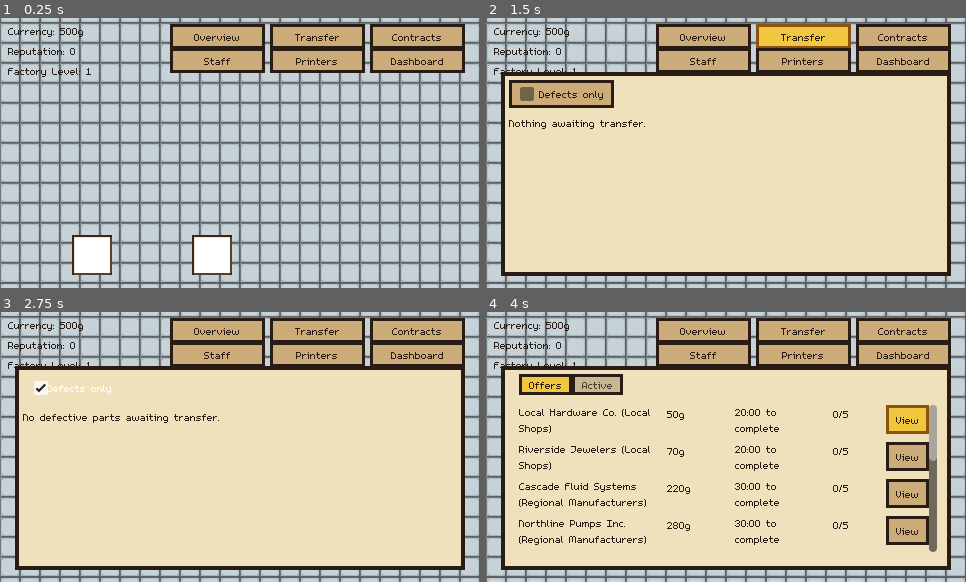
Above: before the commit, frames 1-4 (two rows, left to right).
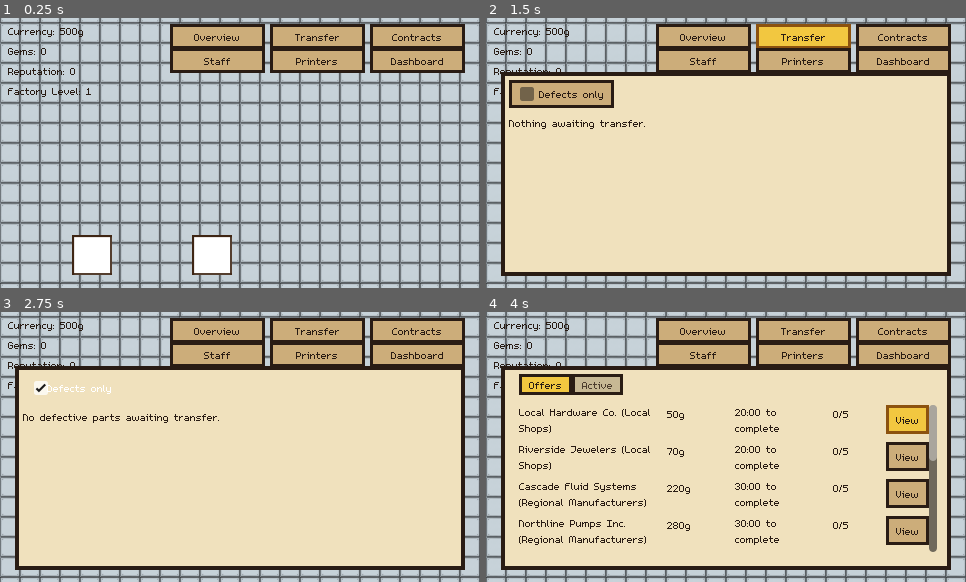
Above: after the commit, the same moments.

Repository: carverweirick/foundry-mobile-game
Game: Godot game, scene res://scenes/main.tscn
Same seed, same stepped clock (60 frames per second), same inputs: the game is played once before the commit and once after it.
Inputs:
- Up to frame 1 (0.25 s): no input
- Up to frame 2 (1.5 s): click "Overview" at 0.5 s; click "Transfer" at 1.25 s
- Up to frame 3 (2.75 s): click "Defects only" at 2 s
- Up to frame 4 (4 s): click "Contracts" at 2.75 s; click "View" at 3.5 s

The runs differ from the first frame. In frame 1, 0.3% of the frame differs, in the area x 1-19%, y 11-30%; in frame 2, 0.2%; in frame 3, 0.2%; in frame 4, 0.2%.

Commit message:
Add Gems, a second currency that fills in for a gold shortfall
Direct request: "there will be an additional type of currency like
the diamond that are harder to get and will be used to finish
upgrades, fill in for normal currency if you dont have enough for a
purchase" - built as a real first-pass system rather than just
documented, per the user's own choice when asked scope.

- GameData.gems starts at 0. The only earn source is a small reward
  (FACTORY_LEVEL_UP_GEM_REWARD, 5 gems) per Factory Level gained -
  a genuine milestone, not routine contract income like EXP is.
- New GameData.try_spend_with_gems(amount): gold alone if it covers
  the cost, otherwise gold plus just enough gems (GEM_TO_CURRENCY_VALUE
  = 50 gold/gem, rounded up) to cover the shortfall, failing cleanly
  with nothing spent if gold+gems together still can't cover it.
- Replaced every real purchase's try_spend() with try_spend_with_gems()
  (hire_technician, buy_printer, hire_specialist, mortar_patch_defect,
  redesign_defect, Station.try_upgrade, Station.try_upgrade_rack), and
  every UI "can afford" check (Dashboard/Printers/Staff/Station Detail
  Menu) from can_afford() to the new can_afford_with_gems().
- New gems_changed signal; floor HUD gets a GemsLabel, and
  Printers/Staff overlays also listen for it so a gems-only balance
  change can flip a button's affordability without waiting on a poll.

Verified headless: a gold-only spend leaves gems untouched, a
shortfall correctly rounds up to the minimal whole-gem count (both a
30g and a 50g shortfall cost exactly 1 gem), a spend exceeding
gold+gems combined fails and changes neither balance, and a Factory
Level-up grants exactly the configured gem reward.

Co-Authored-By: Claude Sonnet 5 <noreply@anthropic.com>
Claude-Session: https://claude.ai/code/session_01JVo4V5woxRQb6BmWzsoiCF

Diff:
--- a/autoload/game_data.gd
+++ b/autoload/game_data.gd
@@ -1,6 +1,7 @@
 extends Node
 
 signal currency_changed(new_amount: int)
+signal gems_changed(new_amount: int)
 signal contract_updated(contract: Contract)
 ## A new rolled offer joined contract_offers, or one was removed by
 ## acceptance - the Contract Offers screen listens for this rather than
@@ -274,6 +275,25 @@
 ## Placeholder economy: no alloy stock or contract payouts yet, just a
 ## simple number so hiring has something to spend. Real economy later.
 var currency: int = 500
+
+## Second, "harder to get" currency (design request, this session: "there
+## will be an additional type of currency like the diamond that are harder
+## to get and will be used to finish upgrades, fill in for normal currency
+## if you dont have enough for a purchase") - a real first-pass build, not
+## just a documented idea. Earned far more sparingly than currency: the only
+## source right now is a small reward on every Factory Level gain (see
+## _award_factory_exp()) - a genuine milestone, not routine contract income.
+var gems: int = 0
+
+## First-pass placeholder exchange rate for "filling in" a currency
+## shortfall - 1 gem covers this much missing gold. No basis in the doc
+## since the mechanic didn't exist before this session; picked to sit
+## comfortably below the cheapest real purchases (a Tier 2 station upgrade)
+## so a small shortfall doesn't demand a huge gem spend.
+const GEM_TO_CURRENCY_VALUE: int = 50
+
+## First-pass placeholder reward per Factory Level gained.
+const FACTORY_LEVEL_UP_GEM_REWARD: int = 5
 
 var stations: Array[StationDef] = []
 var contracts: Array[Contract] = []
@@ -594,6 +614,18 @@
 	return currency >= amount
 
 
+## Whether `amount` is affordable using gold alone OR gold topped up with
+## gems at GEM_TO_CURRENCY_VALUE each - the check every purchase UI should
+## use now, so a button doesn't stay disabled just because gold alone falls
+## short while gems could cover the rest.
+func can_afford_with_gems(amount: int) -> bool:
+	if can_afford(amount):
+		return true
+	var shortfall := amount - currency
+	var gems_needed := ceili(float(shortfall) / float(GEM_TO_CURRENCY_VALUE))
+	return gems >= gems_needed
+
+
 func upgrade_cost_for_tier(target_tier: int) -> int:
 	if target_tier < 0 or target_tier >= STATION_TIER_UPGRADE_COST.size():
 		return 0
@@ -607,12 +639,33 @@
 
 
 ## Shared spend path: deducts and emits only if affordable. Returns whether
-## the spend happened.
+## the spend happened. Gold-only, no gem fallback - see try_spend_with_gems()
+## below for the general-purpose path every real purchase now uses.
 func try_spend(amount: int) -> bool:
 	if not can_afford(amount):
 		return false
 	currency -= amount
 	currency_changed.emit(currency)
+	return true
+
+
+## The real purchase path every spend call site now goes through (station
+## tier/rack upgrades, technician/specialist hires, printer purchases,
+## Mortar Patch/Redesign) - gold alone if it covers the cost, otherwise gold
+## plus just enough gems to cover the shortfall (rounded up), never spending
+## more gems than the shortfall actually requires. Fails cleanly (spends
+## nothing) if even gold+gems together can't cover it.
+func try_spend_with_gems(amount: int) -> bool:
+	if try_spend(amount):
+		return true
+	if not can_afford_with_gems(amount):
+		return false
+	var shortfall := amount - currency
+	var gems_needed := ceili(float(shortfall) / float(GEM_TO_CURRENCY_VALUE))
+	currency = 0
+	gems -= gems_needed
+	currency_changed.emit(currency)
+	gems_changed.emit(gems)
 	return true
 
 
@@ -1017,7 +1070,7 @@
 	tech.skill_tier = tier
 	tech.technician_name = technician_name if technician_name != "" else Technician.TIER_LABEL[tier]
 
-	if not try_spend(tech.hire_cost):
+	if not try_spend_with_gems(tech.hire_cost):
 		return null
 
 	technicians.append(tech)
@@ -1409,8 +1462,15 @@
 ## level's threshold at once, so this loops rather than checking once.
 func _award_factory_exp(tier: Contract.ContractTier) -> void:
 	factory_exp += FACTORY_EXP_PER_CONTRACT_TIER.get(tier, FACTORY_EXP_PER_CONTRACT_TIER[Contract.ContractTier.LOCAL_SHOPS])
+	var levels_gained := 0
 	while not is_factory_level_maxed() and factory_exp >= factory_exp_for_level(factory_level + 1):
 		factory_level += 1
+		levels_gained += 1
+	if levels_gained > 0:
+		# The one gem source that exists so far - a genuine milestone reward,
+		# not routine contract income, matching "harder to get."
+		gems += levels_gained * FACTORY_LEVEL_UP_GEM_REWARD
+		gems_changed.emit(gems)
 	factory_progress_changed.emit()
 
 
@@ -1440,7 +1500,7 @@
 func buy_printer() -> bool:
 	if not can_buy_printer():
 		return false
-	if not try_spend(printer_purchase_cost()):
+	if not try_spend_with_gems(printer_purchase_cost()):
 		return false
 	owned_printer_count += 1
 	printer_purchased.emit(owned_printer_count)
@@ -1600,7 +1660,7 @@
 func hire_specialist(type: SpecialistType) -> bool:
 	if is_specialist_hired(type):
 		return false
-	if not try_spend(SPECIALIST_HIRE_COST):
+	if not try_spend_with_gems(SPECIALIST_HIRE_COST):
 		return false
 	specialists_hired.append(type)
 	var categories: Array = SPECIALIST_CATEGORIES.get(type, [])
@@ -1622,7 +1682,7 @@
 func mortar_patch_defect(part: Part) -> bool:
 	if not can_mortar_patch(part):
 		return false
-	if not try_spend(MORTAR_PATCH_COST):
+	if not try_spend_with_gems(MORTAR_PATCH_COST):
 		return false
 	part.clear_defect()
 	return true
@@ -1634,7 +1694,7 @@
 func redesign_defect(part: Part) -> bool:
 	if not part.is_defective:
 		return false
-	if not try_spend(REDESIGN_COST):
+	if not try_spend_with_gems(REDESIGN_COST):
 		return false
 	_clear_defect_and_raise_familiarity(part, FAMILIARITY_GAIN_REDESIGN)
 	return true
--- a/scenes/dashboard_overlay.gd
+++ b/scenes/dashboard_overlay.gd
@@ -211,7 +211,7 @@
 		var target := station.current_tier + 1
 		var cost := GameData.upgrade_cost_for_tier(target)
 		row.upgrade_button.text = "Upgrade to Tier %d (%dg)" % [target, cost]
-		row.upgrade_button.disabled = not GameData.can_afford(cost)
+		row.upgrade_button.disabled = not GameData.can_afford_with_gems(cost)
 
 
 ## Fraction complete (0.0-1.0) for whatever a station is currently doing.
--- a/scenes/main.gd
+++ b/scenes/main.gd
@@ -184,6 +184,7 @@
 
 @onready var camera: Camera2D = $Camera2D
 @onready var currency_label: Label = $HUD/CurrencyLabel
+@onready var gems_label: Label = $HUD/GemsLabel
 @onready var reputation_label: Label = $HUD/ReputationLabel
 @onready var factory_level_label: Label = $HUD/FactoryLevelLabel
 @onready var floor_labels_layer: CanvasLayer = $FloorLabels
@@ -258,6 +259,10 @@
 
 	GameData.currency_changed.connect(_on_currency_changed)
 	_on_currency_changed(GameData.currency)
+	# Second "harder to get" currency (this session, design request: "there
+	# will be an additional type of currency like the diamond").
+	GameData.gems_changed.connect(_on_gems_changed)
+	_on_gems_changed(GameData.gems)
 	GameData.reputation_changed.connect(_on_reputation_changed)
 	_on_reputation_changed(GameData.reputation)
 	# Design request (this session): "i want to be able to see my factory
@@ -374,6 +379,10 @@
 
 func _on_currency_changed(new_amount: int) -> void:
 	currency_label.text = "Currency: %dg" % new_amount
+
+
+func _on_gems_changed(new_amount: int) -> void:
+	gems_label.text = "Gems: %d" % new_amount
 
 
 func _on_reputation_changed(new_amount: int) -> void:
--- a/scenes/main.tscn
+++ b/scenes/main.tscn
@@ -23,18 +23,25 @@
 offset_bottom = 26.0
 text = "Currency: 500g"
 
-[node name="ReputationLabel" type="Label" parent="HUD"]
+[node name="GemsLabel" type="Label" parent="HUD"]
 offset_left = 8.0
 offset_top = 26.0
 offset_right = 160.0
 offset_bottom = 46.0
+text = "Gems: 0"
+
+[node name="ReputationLabel" type="Label" parent="HUD"]
+offset_left = 8.0
+offset_top = 46.0
+offset_right = 160.0
+offset_bottom = 66.0
 text = "Reputation: 0"
 
 [node name="FactoryLevelLabel" type="Label" parent="HUD"]
 offset_left = 8.0
-offset_top = 46.0
+offset_top = 66.0
 offset_right = 160.0
-offset_bottom = 66.0
+offset_bottom = 86.0
 text = "Factory Level: 1"
 
 [node name="FloorLabels" type="CanvasLayer" parent="."]
--- a/scenes/printers_overlay.gd
+++ b/scenes/printers_overlay.gd
@@ -29,6 +29,10 @@
 	# needs its own signal for an immediate refresh rather than waiting on
 	# the next 0.25s poll.
 	GameData.factory_progress_changed.connect(func(): _refresh.call_deferred())
+	# Buying a printer can now spend gems too (can_afford_with_gems()), so a
+	# gems-only change (e.g. a Factory Level-up reward) can flip the Buy
+	# button's affordability on its own, independent of currency.
+	GameData.gems_changed.connect(func(_g): _refresh.call_deferred())
 
 
 func _process(delta: float) -> void:
@@ -65,7 +69,7 @@
 	if GameData.can_buy_printer():
 		var cost := GameData.printer_purchase_cost()
 		buy_printer_button.text = "Buy Printer (%dg)" % cost
-		buy_printer_button.disabled = not GameData.can_afford(cost)
+		buy_printer_button.disabled = not GameData.can_afford_with_gems(cost)
 	else:
 		buy_printer_button.text = "Factory level cap reached"
 		buy_printer_button.disabled = true
--- a/scenes/staff_overlay.gd
+++ b/scenes/staff_overlay.gd
@@ -60,6 +60,9 @@
 	# rebuild would reintroduce the exact same-timer click race on those
 	# sections that _refresh_live_only() exists to avoid.
 	GameData.currency_changed.connect(func(_c): _refresh.call_deferred())
+	# Hiring can now spend gems too (can_afford_with_gems()), so a gems-only
+	# change can flip a Hire button's affordability independent of currency.
+	GameData.gems_changed.connect(func(_g): _refresh.call_deferred())
 	GameData.technician_updated.connect(func(_t): _refresh_live_only.call_deferred())
 
 
@@ -132,7 +135,7 @@
 
 		var hire_button := Button.new()
 		hire_button.text = "Hire"
-		hire_button.disabled = not GameData.can_afford(Technician.TIER_HIRE_COST[tier])
+		hire_button.disabled = not GameData.can_afford_with_gems(Technician.TIER_HIRE_COST[tier])
 		hire_button.pressed.connect(_on_hire_pressed.bind(tier))
 		row.add_child(hire_button)
 
@@ -346,7 +349,7 @@
 		else:
 			var hire_button := Button.new()
 			hire_button.text = "Hire"
-			hire_button.disabled = not GameData.can_afford(GameData.SPECIALIST_HIRE_COST)
+			hire_button.disabled = not GameData.can_afford_with_gems(GameData.SPECIALIST_HIRE_COST)
 			hire_button.pressed.connect(_on_hire_specialist_pressed.bind(type))
 			row.add_child(hire_button)
 
--- a/scenes/station.gd
+++ b/scenes/station.gd
@@ -709,7 +709,7 @@
 	if current_tier >= 5:
 		return false
 	var target := current_tier + 1
-	if not GameData.try_spend(GameData.upgrade_cost_for_tier(target)):
+	if not GameData.try_spend_with_gems(GameData.upgrade_cost_for_tier(target)):
 		return false
 	current_tier = target
 	_apply_tier_batch_effects()
@@ -723,7 +723,7 @@
 	if rack_capacity >= MAX_RACK_CAPACITY:
 		return false
 	var target := rack_capacity + 1
-	if not GameData.try_spend(GameData.rack_upgrade_cost_for(target)):
+	if not GameData.try_spend_with_gems(GameData.rack_upgrade_cost_for(target)):
 		return false
 	rack_capacity = target
 	return true
--- a/scenes/station_detail_menu.gd
+++ b/scenes/station_detail_menu.gd
@@ -346,14 +346,14 @@
 		var target := _station.current_tier + 1
 		var cost := GameData.upgrade_cost_for_tier(target)
 		upgrade_button.text = "Upgrade to Tier %d (%dg)" % [target, cost]
-		upgrade_button.disabled = not GameData.can_afford(cost)
+		upgrade_button.disabled = not GameData.can_afford_with_gems(cost)
 
 	upgrade_rack_button.visible = not is_automatic and _station.rack_capacity < Station.MAX_RACK_CAPACITY
 	if upgrade_rack_button.visible:
 		var rack_target := _station.rack_capacity + 1
 		var rack_cost := GameData.rack_upgrade_cost_for(rack_target)
 		upgrade_rack_button.text = "Upgrade Rack to %d slots (%dg)" % [rack_target, rack_cost]
-		upgrade_rack_button.disabled = not GameData.can_afford(rack_cost)
+		upgrade_rack_button.disabled = not GameData.can_afford_with_gems(rack_cost)
 
 
 ## Design doc Section 9's two per-Part fix paths (Mortar Patch, Shell Crack
@@ -403,13 +403,13 @@
 	if GameData.can_mortar_patch(part) and _station.station_id == "mold_prep":
 		var mortar := Button.new()
 		mortar.text = "Mortar Patch (%dg)" % GameData.MORTAR_PATCH_COST
-		mortar.disabled = not GameData.can_afford(GameData.MORTAR_PATCH_COST)
+		mortar.disabled = not GameData.can_afford_with_gems(GameData.MORTAR_PATCH_COST)
 		mortar.pressed.connect(_on_fix_defect.bind(part, false))
 		row.add_child(mortar)
 
 	var redesign := Button.new()
 	redesign.text = "Redesign (%dg)" % GameData.REDESIGN_COST
-	redesign.disabled = not GameData.can_afford(GameData.REDESIGN_COST)
+	redesign.disabled = not GameData.can_afford_with_gems(GameData.REDESIGN_COST)
 	redesign.pressed.connect(_on_fix_defect.bind(part, true))
 	row.add_child(redesign)
 
Not shown, changed: CLAUDE.md
Not shown, changed: docs/design_doc.md
